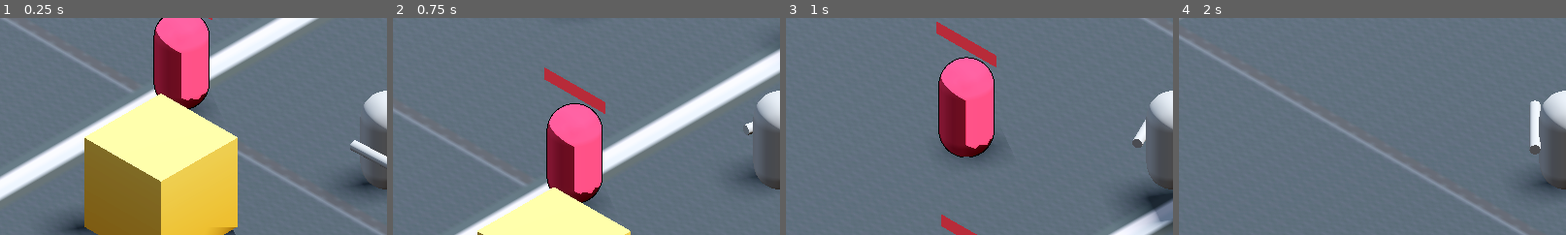
Above: before the commit, frames 1-4 (left to right).
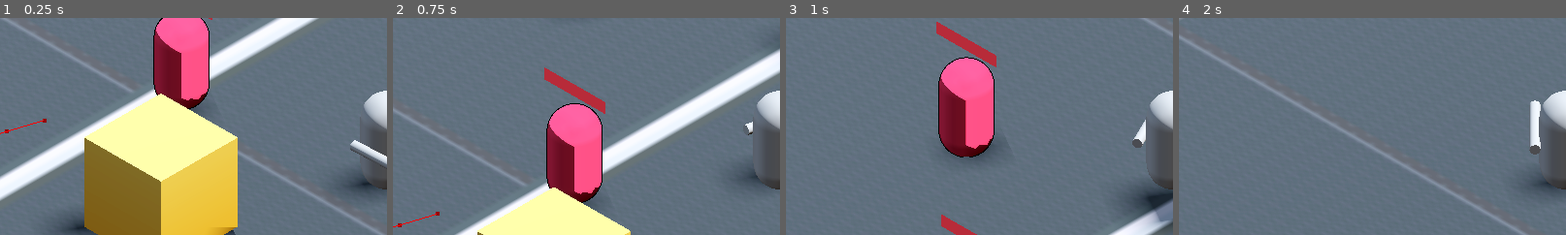
Above: after the commit, the same moments.

Repository: yashGhela/blame
Game: Godot game, scene res://levels/lab.tscn
Same seed, same stepped clock (60 frames per second), same inputs: the game is played once before the commit and once after it. The project has no main scene, so this scene is started directly.
Inputs (mouse positions are % of the whole screen's width and height, from its top left):
- Up to frame 1 (0.25 s): no input
- Up to frame 2 (0.75 s): tap Enter at 0.5 s; move the mouse to (45, 70) at 0.52 s; hold W (forward) from 0.53 s (still down); right-click (45, 70) at 0.6 s
- Up to frame 3 (1 s): keep holding W (forward); tap Space (jump) at 0.77 s
- Up to frame 4 (2 s): keep holding W (forward); move the mouse to (80, 65) at 1.27 s; tap F (fire) at 1.35 s; tap Space (jump) at 1.52 s
The pictures show only the part of the screen within x 0-50%, y 23-73%; the shares and areas given below are measured in that part.

The runs differ from the first frame. In frame 1, less than 0.1% of the frame differs, in the area x 0-13%, y 46-54%; in frame 2, less than 0.1%; in frame 3, nothing differs; in frame 4, nothing differs.
Error before the commit: Invalid access to property or key 'global_position' on a base object of type 'Vector3'. (res://scripts/baton/wander.gd:91)
Error after the commit: Invalid access to property or key 'global_position' on a base object of type 'SubViewport'. (res://scripts/enemy_detector.gd:20)

Commit message:
ive done something seriosuly wrong its always 000

Diff:
--- a/scripts/baton/wander.gd
+++ b/scripts/baton/wander.gd
@@ -66,29 +66,18 @@
 		print("NO NAVIGATION MAP!")
 		return
 
-	var random_angle = randf() * TAU
-	var rand_dist = randf_range(2.0, 5.0)
 
-	var offset = Vector3(
-		cos(random_angle),
-		0,
-		sin(random_angle)
-	) * rand_dist
+	var point = NavigationServer3D.map_get_random_point(map,1,false)
 
-	var target = enemy.global_position + offset
+	var map_bounds = 50.0  # Example: 50 units from center
+	point.x = clamp(point.x, -map_bounds, map_bounds)
+	point.z = clamp(point.z, -map_bounds, map_bounds)
 
+	print(point)
+	# Optionally, project the point back onto the navigation mesh
+	point = NavigationServer3D.map_get_closest_point(map, point)
 
-	var closest_point = NavigationServer3D.map_get_closest_point(
-		map,
-		target
-	)
-
-	print("RANDOM TARGET: ", target)
-	print("NAV TARGET: ", closest_point)
-
-
-	if closest_point!=Vector3.ZERO:
-		navagent.target_position= target.global_position
+	navagent.target_position = point
 
 
 func _on_timer_timeout():
